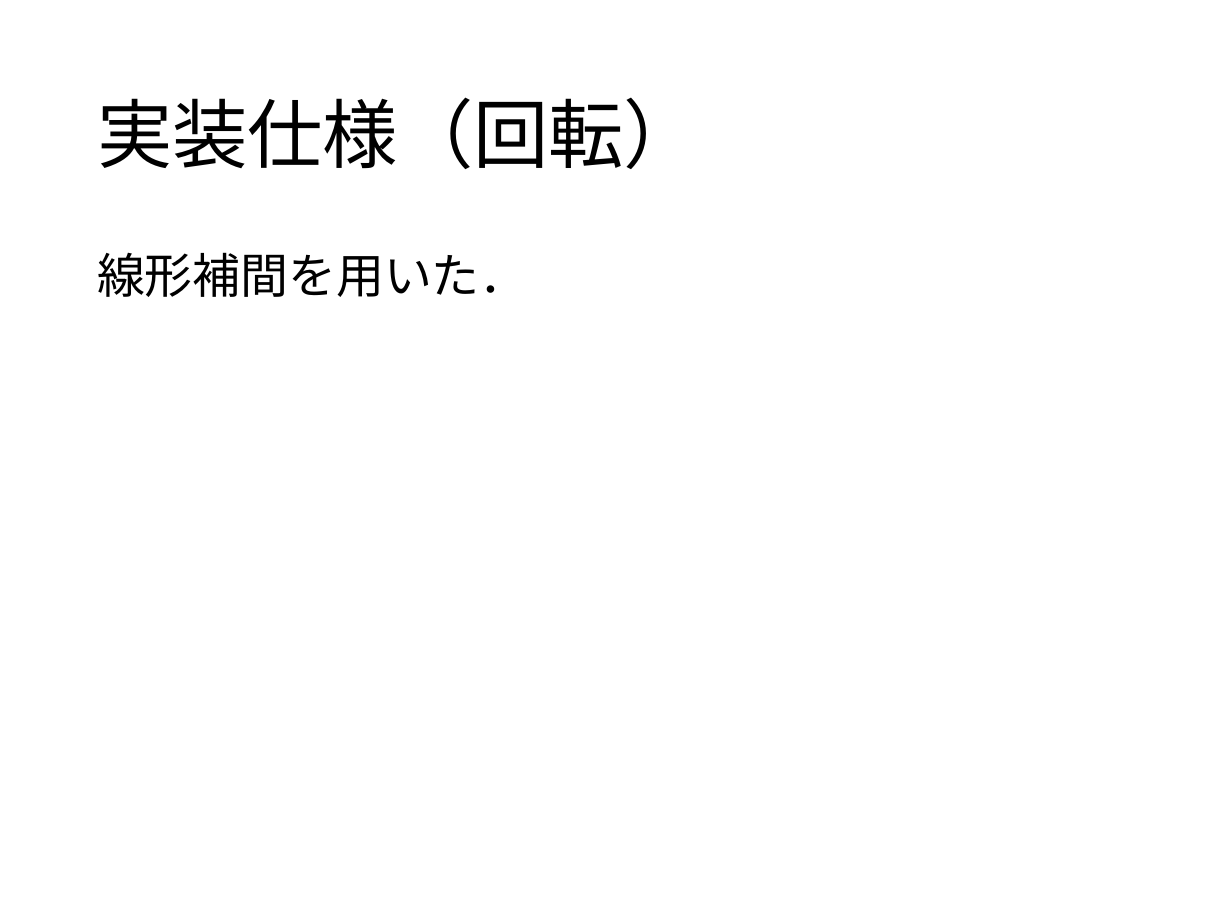
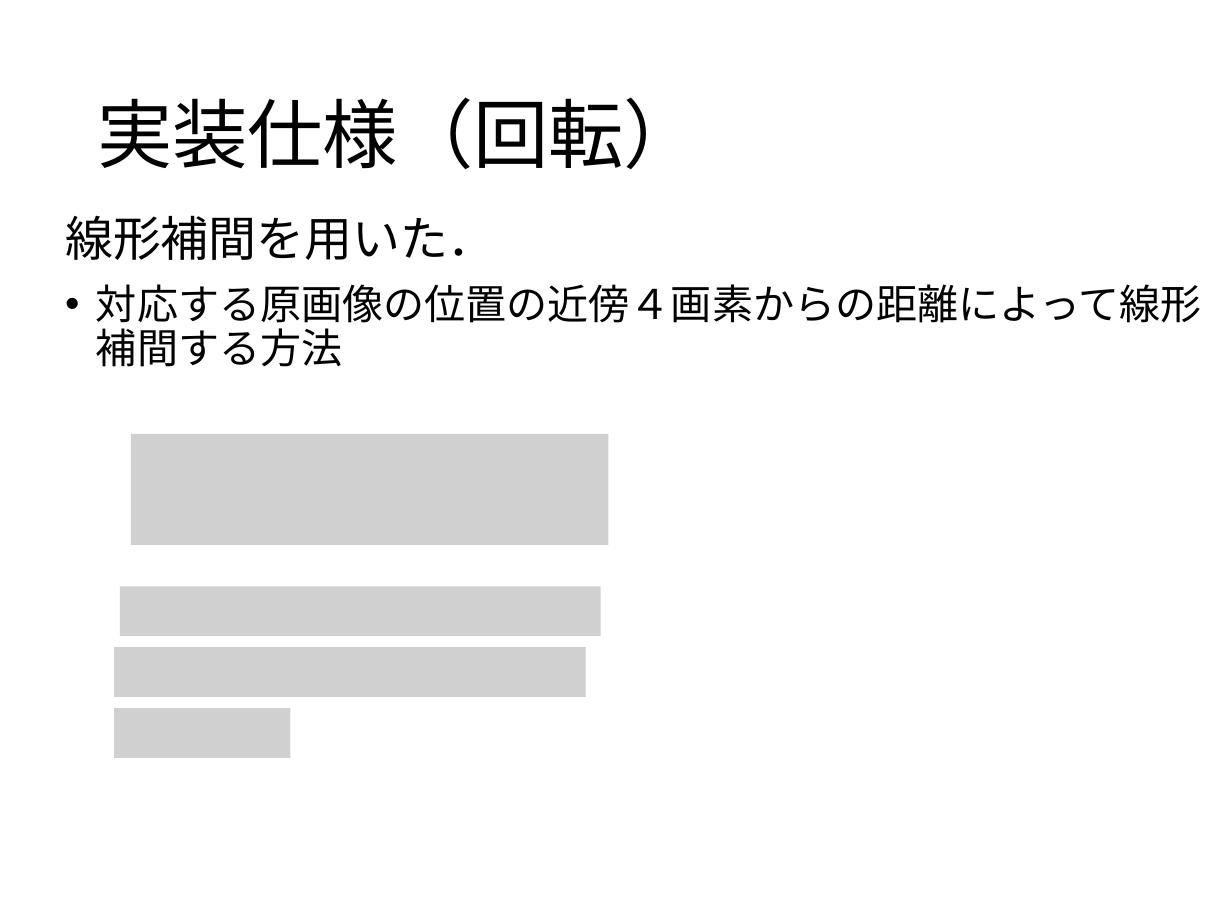
Before and after one commit to YumaFujioka/mmsa, a slide deck: slide 3 of 180523_wed4.pptx. Drawn at 1232x924 pixels with LibreOffice and Linux fonts; fonts in the diff are those of the drawing; grey boxes stand for pictures. Boxes give left, top, right and bottom in pixels: in the first picture for what was removed or moved away, otherwise in the second. Text is boxed around its words. In the diff, an @@ line names an element or a change of style, - is before the commit and + after.

Commit message:
パワーポイントの回転，拡大縮小を追加しました．

```diff
--- a/180523_wed4.pptx
+++ b/180523_wed4.pptx
@@ text "線形補間を用いた．" moved from (x1=97, y1=252, x2=528, y2=297) to (x1=65, y1=215, x2=1202, y2=330) @@
@@ text at (x1=96, y1=284, x2=1202, y2=330): paragraph added @@
+• 対応する原画像の位置の近傍４画素からの距離によって線形補間する方法
@@ picture added at (x1=131, y1=434, x2=609, y2=545) @@
@@ picture added at (x1=120, y1=586, x2=600, y2=636) @@
@@ picture added at (x1=115, y1=647, x2=586, y2=696) @@
@@ picture added at (x1=115, y1=708, x2=291, y2=758) @@
```
Also in this commit, not shown: 1 other slide changed.
